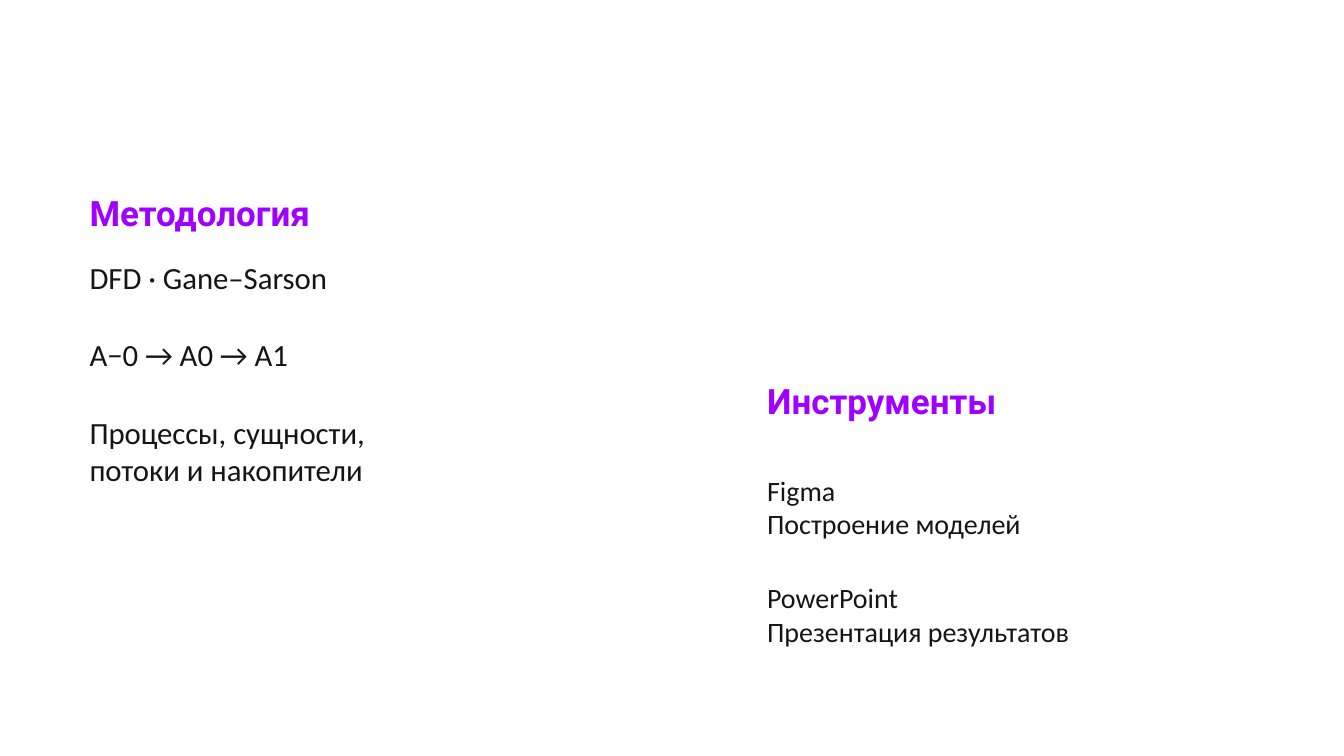
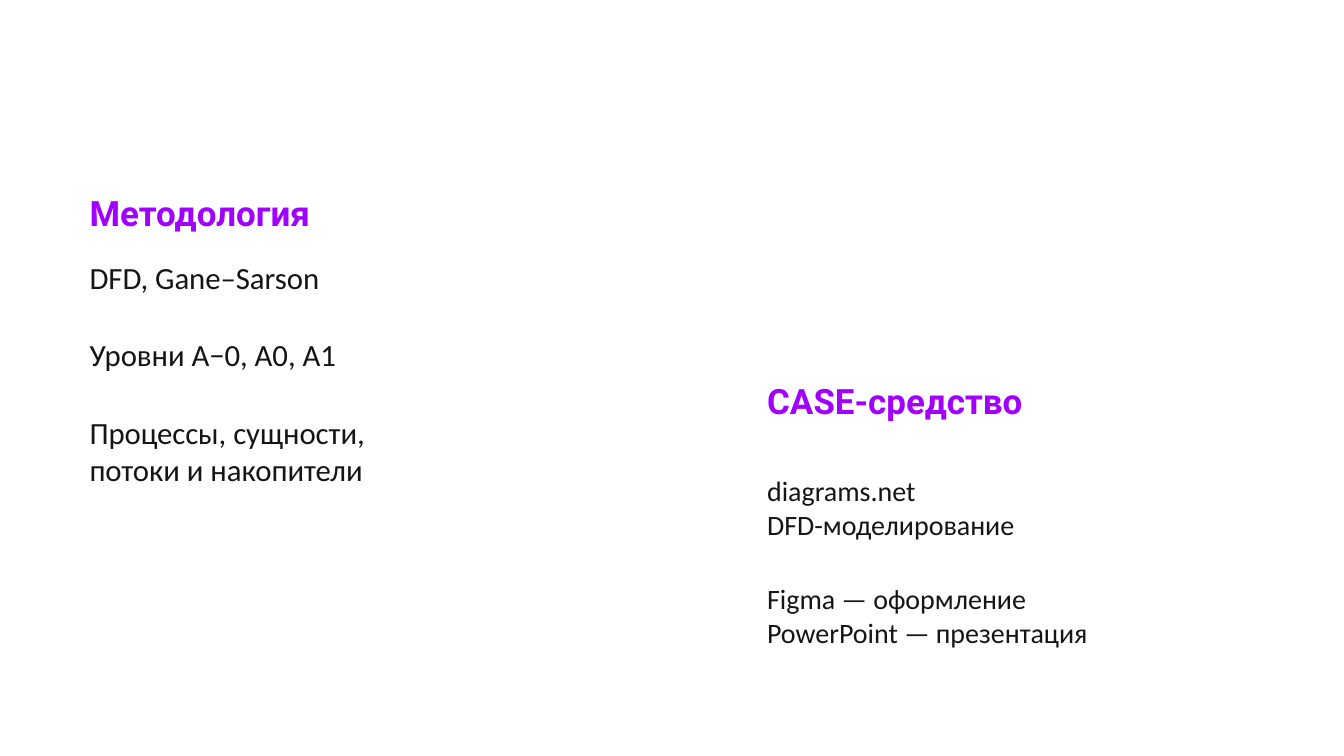
Before and after one commit to falltest/DATABASES_Fadey_Pushkin_Gurylev, a slide deck: slide 5 of Фадеев_Мосин_Гурылев лаб1/Презентация.pptx (slide 4 before the commit). Drawn at 1344x756 pixels with LibreOffice and Linux fonts; fonts in the diff are those of the drawing; background and template pictures are left out. Boxes give left, top, right and bottom in pixels: in the first picture for what was removed or moved away, otherwise in the second. Text is boxed around its words. In the diff, an @@ line names an element or a change of style, - is before the commit and + after.

```diff
--- a/Фадеев_Мосин_Гурылев лаб1/Презентация.pptx
+++ b/Фадеев_Мосин_Гурылев лаб1/Презентация.pptx
@@ text at box(90, 269, 336, 371): text changed @@
-DFD · Gane–Sarson
-A−0 → A0 → A1
+DFD, Gane–Sarson
+Уровни A−0, A0, A1
@@ text at box(767, 389, 1022, 421): text changed @@
-Инструменты
+CASE-средство
@@ text at box(767, 481, 1088, 648): text changed @@
-Figma
-Построение моделей
-PowerPoint
-Презентация результатов
+diagrams.net
+DFD-моделирование
+Figma — оформление
+PowerPoint — презентация
```
Also in this commit, not shown: 5 other slides changed, 3 slides added, 2 slides removed, 2 other files.
